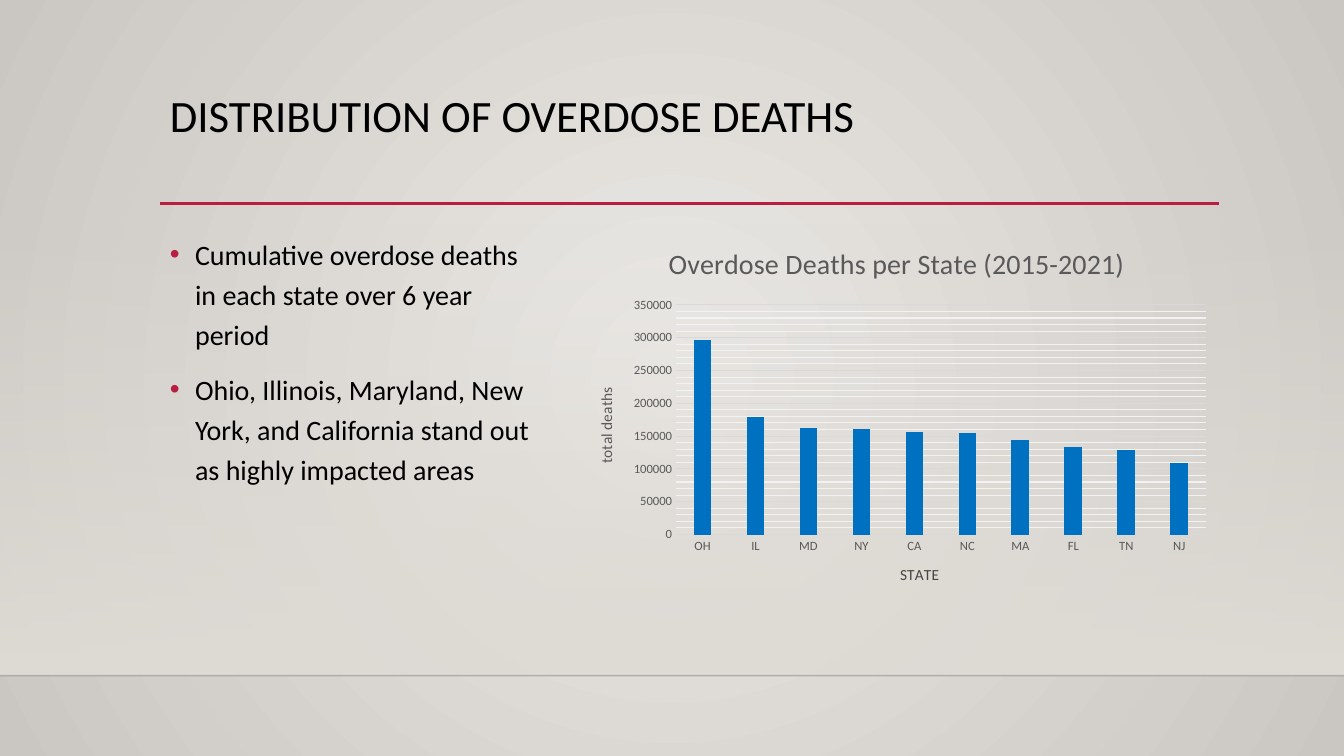
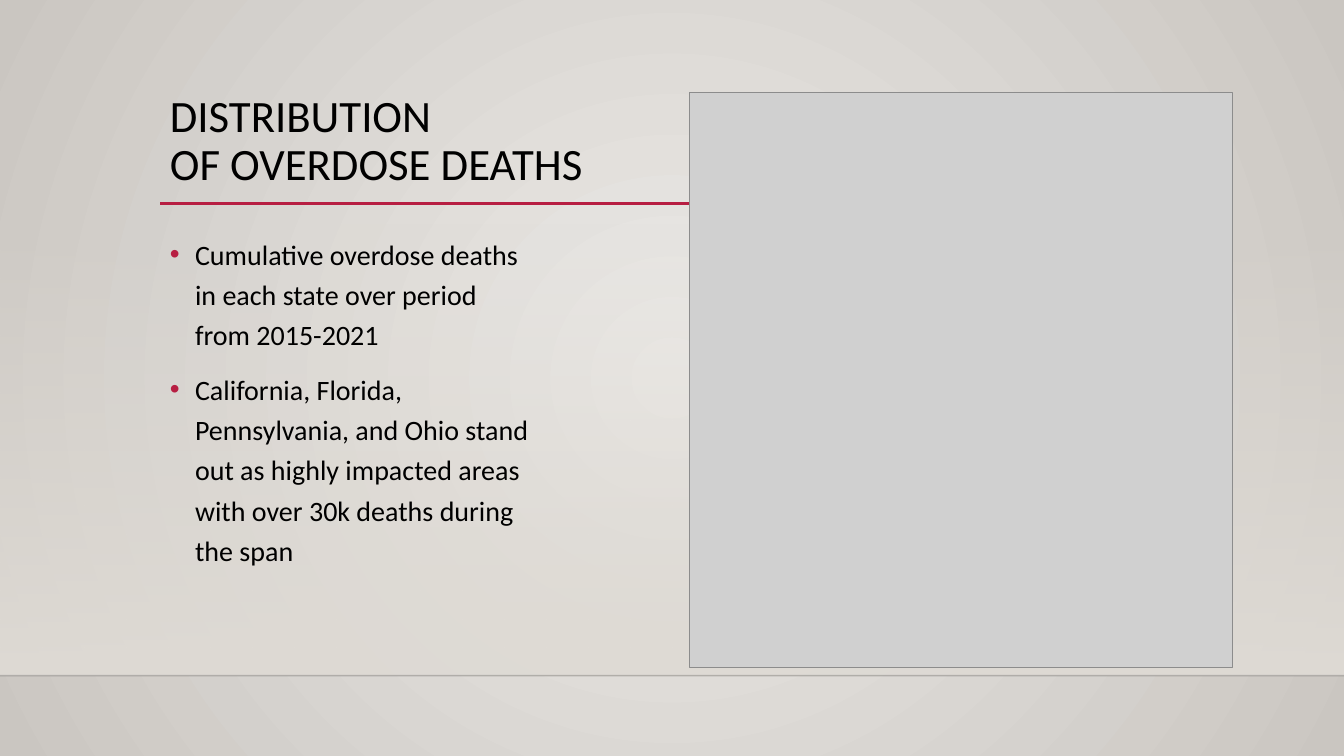
Before and after one commit to colinmcmorrow/opioid_overdose_analysis, a slide deck: slide 5 of overdose_prevention_presentation.pptx. Drawn at 1344x756 pixels with LibreOffice and Linux fonts; fonts in the diff are those of the drawing; grey boxes stand for pictures; background and template pictures are left out. Boxes give left, top, right and bottom in pixels: in the first picture for what was removed or moved away, otherwise in the second. Text is boxed around its words. In the diff, an @@ line names an element or a change of style, - is before the commit and + after.

```diff
--- a/overdose_prevention_presentation.pptx
+++ b/overdose_prevention_presentation.pptx
@@ title "DISTRIBUTION OF OVERDOSE DEATHS" rewrapped from bbox=[170, 103, 854, 133] to bbox=[170, 103, 583, 181] @@
@@ picture added at bbox=[690, 92, 1233, 666] @@
@@ column chart removed at bbox=[575, 226, 1219, 606] @@
-title "Overdose Deaths per State (2015-2021) "
-categories: OH, IL, MD, NY, CA, NC, MA, FL, TN, NJ
-Series 1: 297000, 180000, 163000, 160000, 157000, 155000, 143000, 133000, 128000, 108000
@@ text at bbox=[195, 245, 528, 566]: text changed @@
-• Cumulative overdose deaths in each state over 6 year period
-• Ohio, Illinois, Maryland, New York, and California stand out as highly impacted areas
+• Cumulative overdose deaths in each state over period from 2015-2021
+• California, Florida, Pennsylvania, and Ohio stand out as highly impacted areas with over 30k deaths during the span
```
Also in this commit, not shown: 6 other slides changed, 3 slides added, 1 slide removed, 2 other files.
